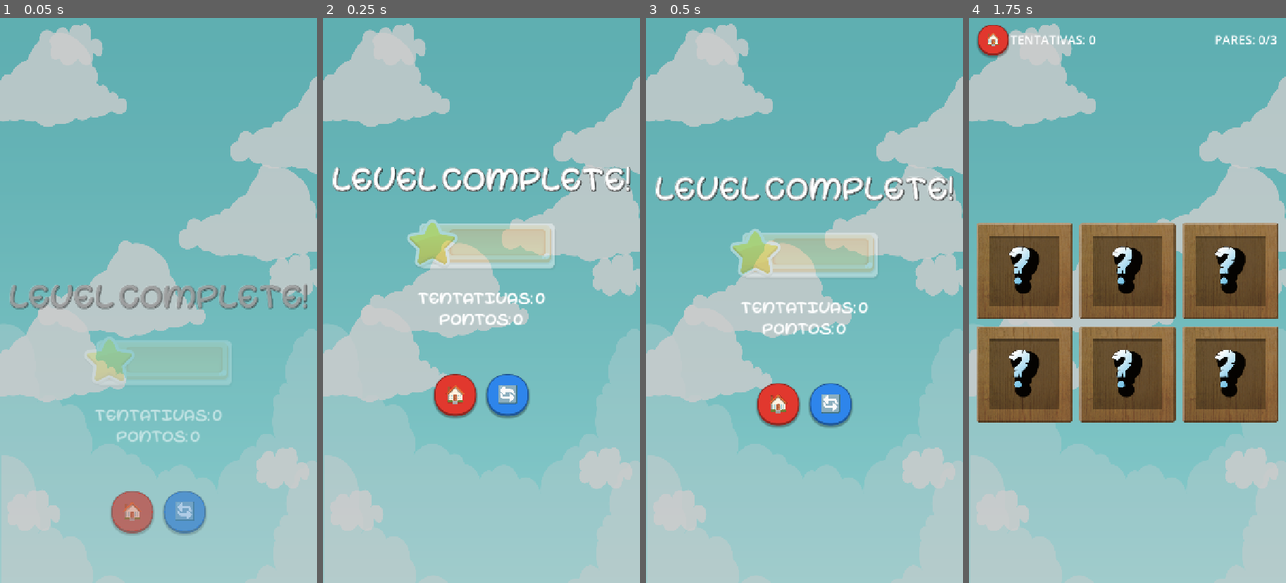
Above: before the commit, frames 1-4 (left to right).
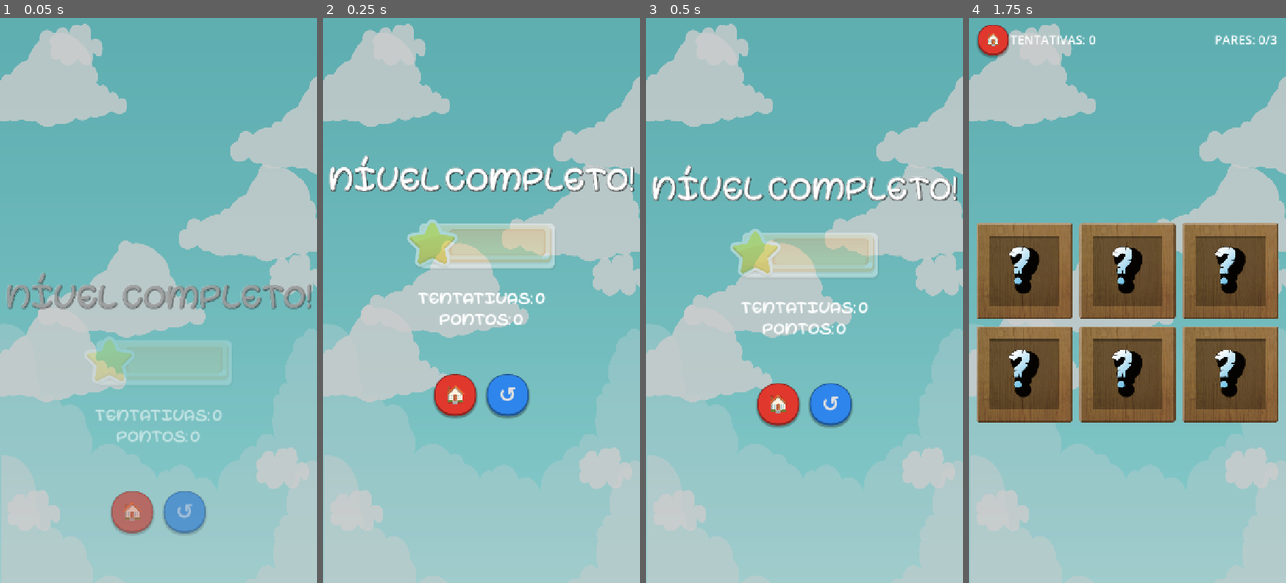
Above: after the commit, the same moments.

Repository: lamandu/memory-kids-animal
Game: Godot game, scene res://scenes/Victory.tscn
Same seed, same stepped clock (60 frames per second), same inputs: the game is played once before the commit and once after it. This scene is started directly instead of the project's main scene.
Inputs (mouse positions are in pixels of both pictures, inside the frame that each line leads up to):
- Up to frame 1 (0.05 s): no input
- Up to frame 2 (0.25 s): no input
- Up to frame 3 (0.5 s): no input
- Up to frame 4 (1.75 s): click "🏠" at 0.5 s; click (1048, 159) at 1.25 s

The runs differ from the first frame. In frame 1, 2.4% of the frame differs, in the area x 2-99%, y 45-89%; in frame 2, 2.8%; in frame 3, 2.8%, in the area x 1-99%, y 26-70%; in frame 4, nothing differs.

Commit message:
fix: change msg level and retry level button icon

Diff:
--- a/scripts/Global.gd
+++ b/scripts/Global.gd
@@ -168,6 +168,5 @@
 	sp.shadow_size = 1
 	sp.shadow_offset = Vector2(0, 1)
 	btn.add_theme_stylebox_override("pressed", sp)
-	btn.add_theme_stylebox_override("focus", sn)
 
 	return btn
--- a/scripts/Victory.gd
+++ b/scripts/Victory.gd
@@ -31,7 +31,7 @@
 	_panel.add_child(vbox)
 
 	var title := Label.new()
-	title.text = "LEVEL COMPLETE!"
+	title.text = "NÍVEL COMPLETO!"
 	title.horizontal_alignment = HORIZONTAL_ALIGNMENT_CENTER
 	title.add_theme_font_override("font", _font)
 	title.add_theme_font_size_override("font_size", 80)
@@ -96,7 +96,7 @@
 	menu_btn.pressed.connect(_on_menu)
 	btn_hbox.add_child(menu_btn)
 
-	var again_btn := Global.make_icon_btn("🔄", Color(0.18, 0.52, 0.92), 95.0)
+	var again_btn := Global.make_icon_btn("↺", Color(0.18, 0.52, 0.92), 95.0)
 	again_btn.pressed.connect(_on_play_again)
 	btn_hbox.add_child(again_btn)
 
